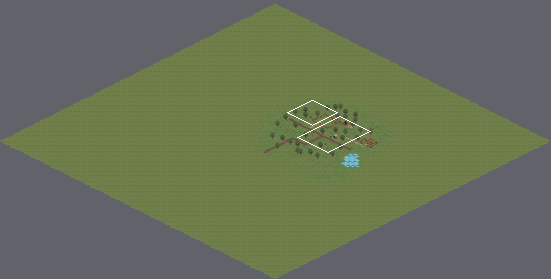
Two versions of a level (Tiled map, assets/maps/world.tmx). The picture above shows the old version from afar; the outline marks the close-up.
Close-up. Before:
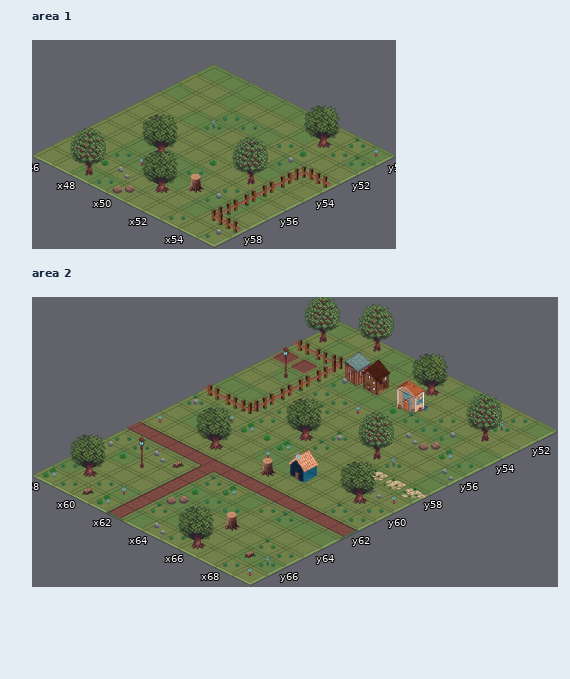
Cells are 128x64 px. Isometric: x runs down to the right, y down to the left. Shown: area 1 x 46..55, y 50..59; area 2 x 58..69, y 51..67.
After:
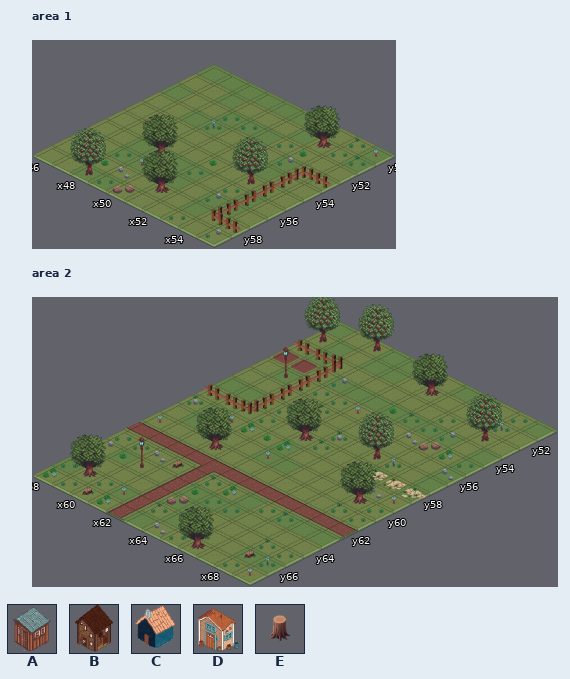
Key: from "buildings": A 1 "water_well", B 10 "fertilizer", C 12, D 21 "soup_maker"; from "decoration2": E 21.
_ is an empty cell.
Edits made:
Layer "decoration", area 1:
The edit erases tile E in row 57 at x 52.
Layer "decoration", area 2:
The edit erases tile A in row 53 at x 61.
The edit erases tile B in row 53 at x 62.
The edit erases tile C in row 60 at x 65.
The edit erases tile D in row 53 at x 64.
The edit erases tile E in row 61 at x 64; in row 65 at x 66.
